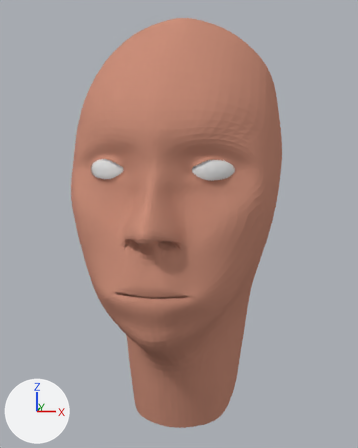
Renders of the Blender file justin4.blend from each side of a commit.
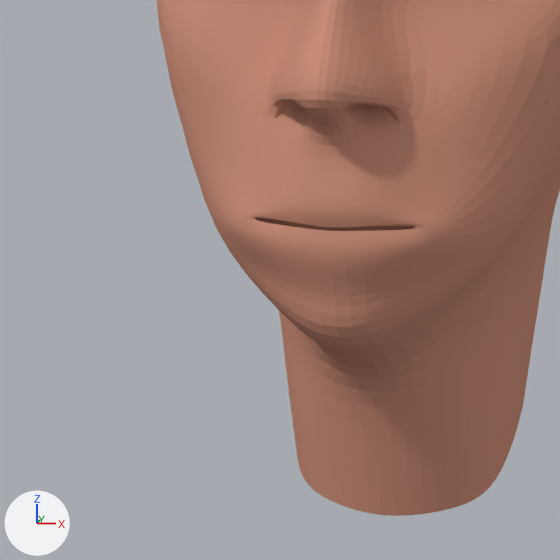
Each version is shown whole from a 50 mm camera at (2.47, -14.45, 1.23) aimed at (-0.06, 0.01, -1.19), then close up on the part from 0% to 71% of the width and 43% to 100% of the height. Lighting does not change. The marker at lower left points along +X, +Y and +Z.

The older version as bpy lines, for what is in view:
```python
me_plane = bpy.data.meshes.new('Plane')
me_plane.from_pydata(...)  # 270 vertices, 248 faces; spans x -2.96..2.96, y -4.45..7.54, z -8.58..1.22
me_plane.materials.append(mat_material_001)  # its picture is missing
ob_plane = bpy.data.objects.new('Plane', me_plane)
ob_plane.location = (0.01, -3.66, 0.56)
ob_plane.rotation_euler = (-1.571, 0.0, -3.142)  # degrees (-90, 0, -180)
_m = ob_plane.modifiers.new('Subsurf', 'SUBSURF')
_m.levels = 4
```
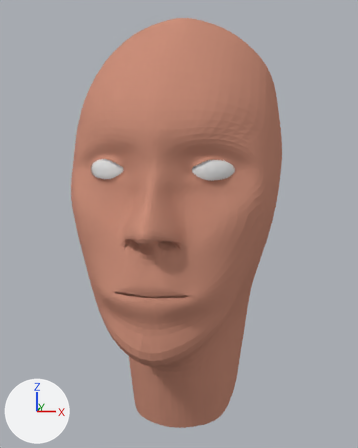
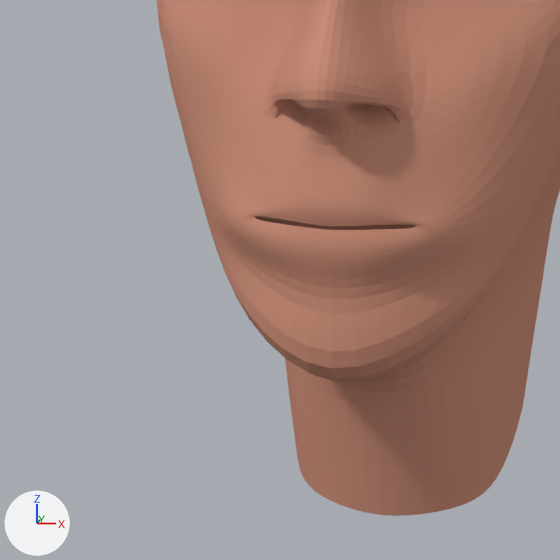
Location of each change, (x1, y1, x2, y2) in pixels of the close-ups (560 x 560 px; the box of a moved part takes in the faces that stretch with it):
```json
{"part": 1, "of": "me_plane", "change": "moved or reshaped", "before": [403, 189, 543, 340], "after": [411, 219, 530, 342]}
{"part": 2, "of": "me_plane", "change": "moved or reshaped", "before": [335, 293, 437, 370], "after": [331, 296, 446, 382]}
{"part": 3, "of": "me_plane", "change": "moved or reshaped", "before": [218, 231, 364, 369], "after": [209, 227, 340, 382]}
```

Scene script edits in JSON lines:
```json
{"block": "me_plane", "where": "me_plane.from_pydata(...)  # 270 vertices, 248 faces; spans x -2.96..2.96, y -4.45..7.54, z -8.58..1.22"}
{"block": "me_plane", "where": "# used by ob_plane; location = (0.01, -3.66, 0.56); rotation_euler = (-1.571, 0.0, -3.142), in degrees (-90, 0, -180)"}
{"block": "me_plane", "change": "me_plane part 1: the 1 vertex in x -0.64, y 3.96, z 0.16 is moved by (-0.8, 0.0, 0.0)"}
{"block": "me_plane", "change": "me_plane part 2: the 1 vertex in x 0.0, y 4.15, z 0.43 is moved by (0.07, 0.68, 0.38)"}
{"block": "me_plane", "change": "me_plane part 3: the 1 vertex in x 0.64, y 3.96, z 0.16 is moved by (0.79, 0.0, 0.0)"}
```
